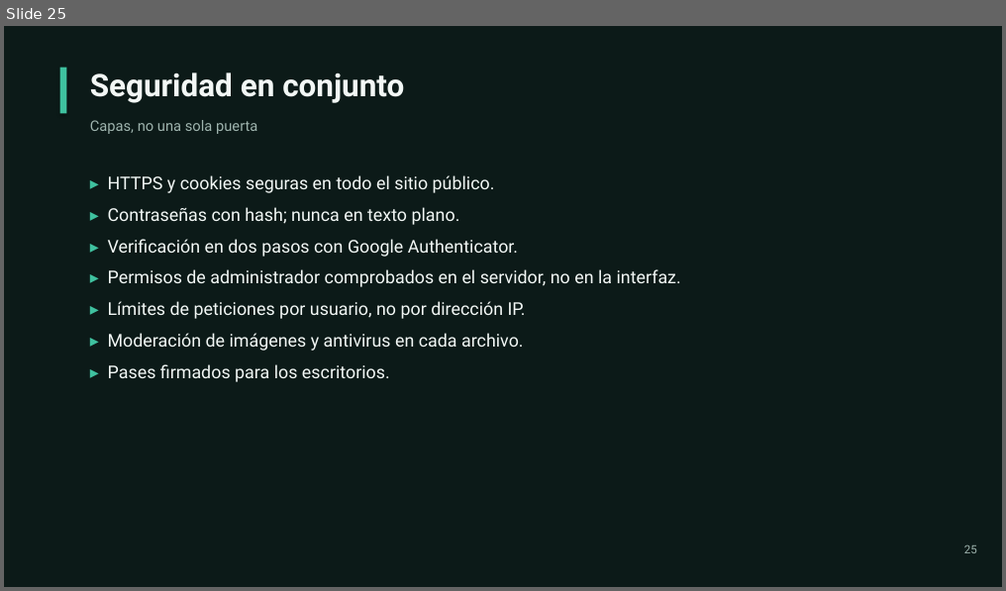
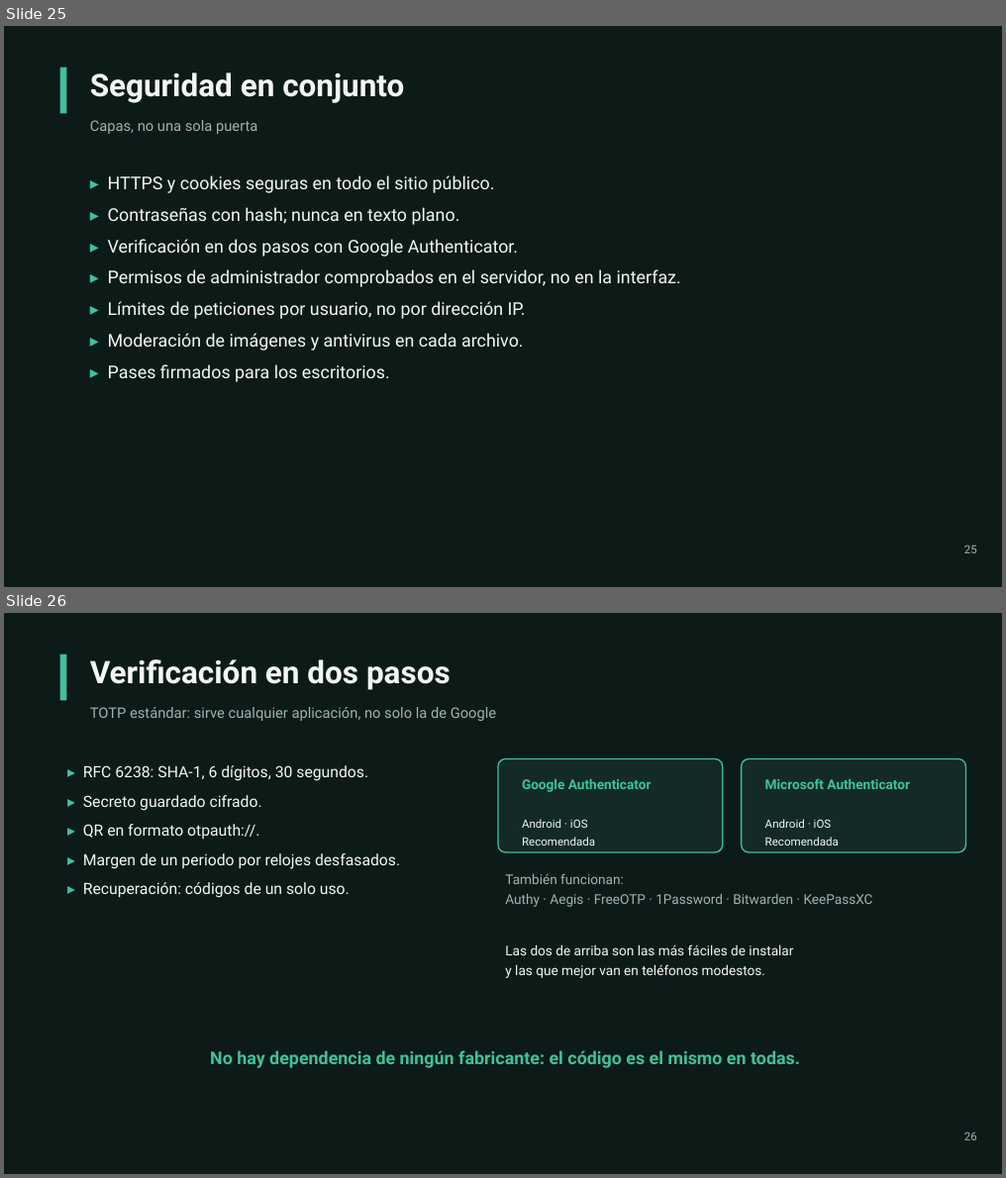
Before and after one commit to HankHound03/Virthub-IA, a slide deck: docs/Presentacion-Virthub-2.0.pptx. Shown one above the other, each under a label of ours: slide 25 before the commit, slides 25 and 26 after it. The pictures are 1006x591 and 1006x1178 pixels, drawn with LibreOffice and Linux fonts; fonts in the diff are those of the drawing. Boxes give left, top, right and bottom in pixels: in the first picture for what was removed or moved away, otherwise in the second. Text is boxed around its words. In the diff, an @@ line names an element or a change of style, - is before the commit and + after.

Commit message:
La presentacion incluye la verificacion en dos pasos
DIAPOSITIVA NUEVA (26 de 28)
  Va despues de "Seguridad en conjunto" y explica que el codigo es estandar, no de
  un fabricante:

    izquierda  RFC 6238, SHA-1, seis digitos, secreto cifrado, QR en formato
               otpauth://, margen de un periodo y codigos de recuperacion
    derecha    las dos recomendadas en tarjeta propia (Google Authenticator y
               Microsoft Authenticator) y el resto de alternativas nombradas
    abajo      "No hay dependencia de ningun fabricante: el codigo es el mismo en
               todas."

  El resto de la presentacion no se toca: la numeracion se calcula sola, asi que
  las siguientes diapositivas se renumeran sin mas.

Comprobado con la captura del render: sin palabras sueltas al final de linea y con
la diapositiva equilibrada. La presentacion queda en 28 diapositivas.

```diff
--- a/docs/Presentacion-Virthub-2.0.pptx
+++ b/docs/Presentacion-Virthub-2.0.pptx
@@ slide 26 added at [4,613,1002,1174], background #FFFFFF @@
@@ rectangle added at [4,613,1002,1174], fill #0C1A18 @@
@@ rectangle added at [60,655,67,700], fill #3FC19F @@
@@ text added at [90,660,450,690], 30 pt, text #F2F7F5, bold @@
+Verificación en dos pasos
@@ text added at [90,707,496,721], 14 pt, text #9FB4AE @@
+TOTP estándar: sirve cualquier aplicación, no solo la de Google
@@ rounded rectangle added at [498,759,723,853], fill #132A26, outline #3FC19F 1.25 pt @@
@@ rounded rectangle added at [742,759,966,853], fill #132A26, outline #3FC19F 1.25 pt @@
@@ text added at [83,765,400,898], 15 pt, text #F2F7F5 @@
+▸ RFC 6238: SHA-1, 6 dígitos, 30 segundos.
+▸ Secreto guardado cifrado.
+▸ QR en formato otpauth://.
+▸ Margen de un periodo por relojes desfasados.
+▸ Recuperación: códigos de un solo uso.
@@ text added at [522,779,651,792], 13 pt, text #3FC19F, bold @@
+Google Authenticator
@@ text added at [765,778,910,789], 13 pt, text #3FC19F, bold @@
+Microsoft Authenticator
@@ text added at [522,819,595,846], 11 pt, text #F2F7F5 @@
+Android · iOS
+Recomendada
@@ text added at [765,819,839,846], 11 pt, text #F2F7F5 @@
+Android · iOS
+Recomendada
@@ text added at [505,873,873,907], 13 pt, text #9FB4AE @@
+También funcionan:
+Authy · Aegis · FreeOTP · 1Password · Bitwarden · KeePassXC
@@ text added at [505,945,793,978], 13 pt, text #F2F7F5 @@
+Las dos de arriba son las más fáciles de instalar
+y las que mejor van en teléfonos modestos.
@@ text added at [210,1051,800,1068], 17 pt, text #3FC19F, bold @@
+No hay dependencia de ningún fabricante: el código es el mismo en todas.
@@ text added at [964,1133,977,1141], 11 pt, text #9FB4AE @@
+26
```
Also in this commit, not shown: 1 slide changed, 1 other file.
